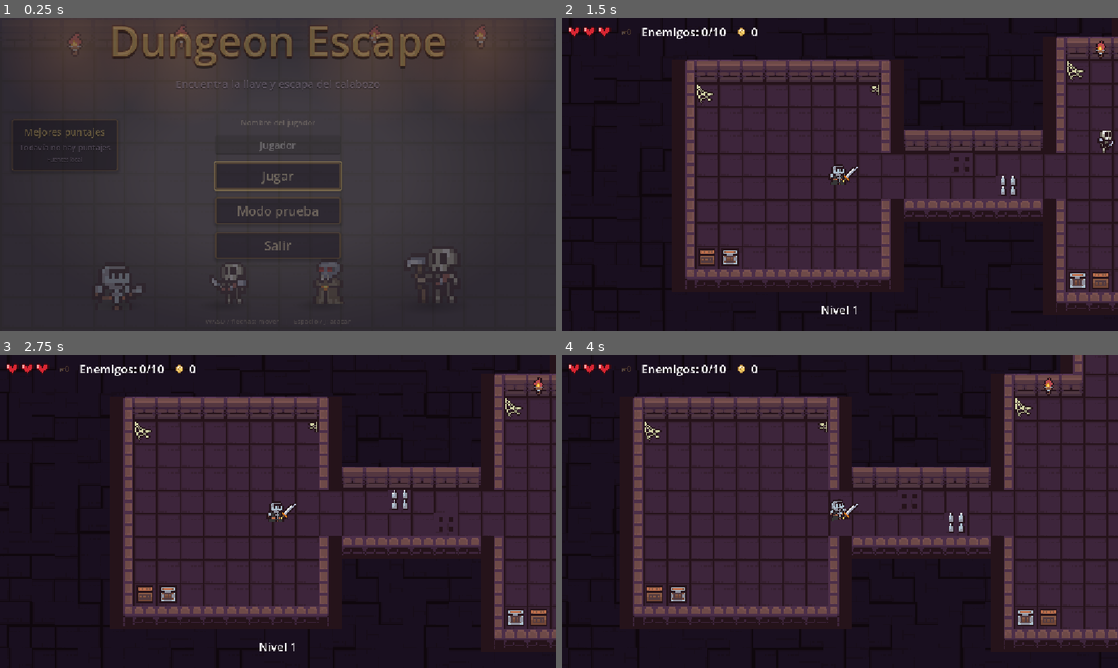
Above: before the commit, frames 1-4 (two rows, left to right).
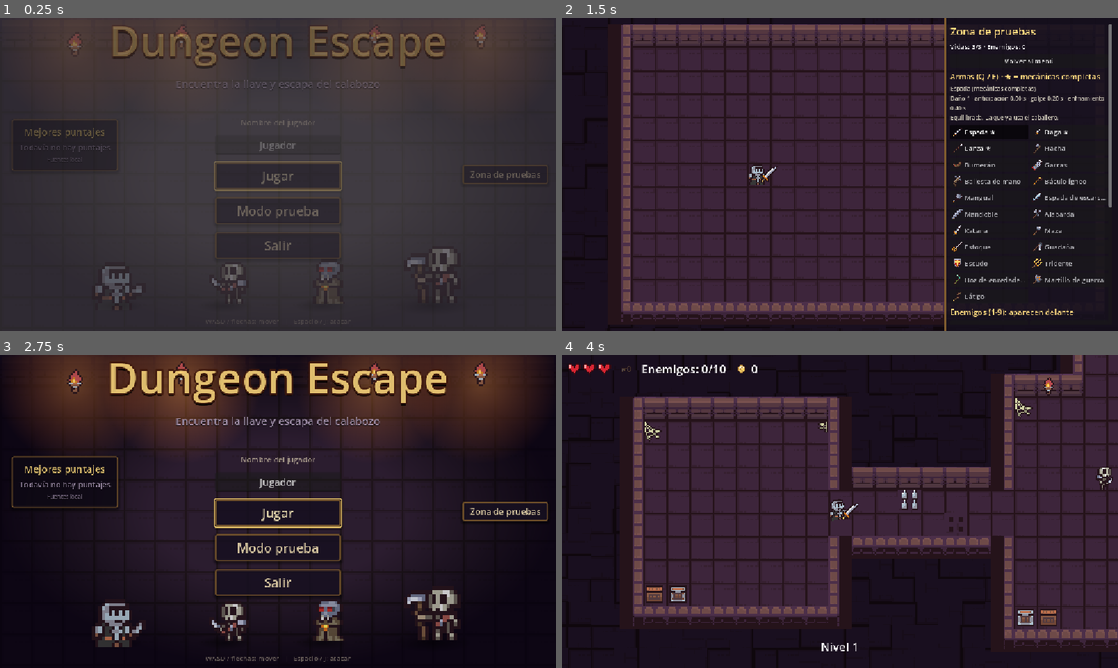
Above: after the commit, the same moments.

Repository: Thegreenmarshadow/dungeon-escape
Game: Godot game, scene res://scenes/MainMenu.tscn
The game is run twice, just before and just after one commit, with the same random seed, the same clock (stepped at 60 frames per second) and the same inputs. Sound files missing from this copy of the repository are replaced by a short silence.
Inputs (mouse positions are in pixels of both pictures, inside the frame that each line leads up to):
- Up to frame 1 (0.25 s): no input
- Up to frame 2 (1.5 s): click (1067, 174) at 0.5 s, where only the run after the commit has a clickable "Zona de pruebas"; click (840, 174) at 1.25 s, where only the run before the commit has a clickable "Jugar"
- Up to frame 3 (2.75 s): click (467, 398) at 2 s, where only the run after the commit has a clickable "Volver al menú"
- Up to frame 4 (4 s): click (840, 511) at 2.75 s, where only the run after the commit has a clickable "Jugar"; tap Enter at 3.5 s; move the mouse to (962, 495) at 3.52 s; hold Right (move_right) from 3.53 s (still down); tap Space (attack) at 3.6 s; click (962, 495) at 3.67 s

The runs differ from the first frame. In frame 1, less than 0.1% of the frame differs, in the area x 84-98%, y 48-52%; in frame 2, 46%, in the area x 1-100%, y 0-100%; in frame 3, 45%; in frame 4, 0.5%.

Commit message:
feat(menu): open the sandbox from the main menu in debug builds

Diff:
--- a/scenes/MainMenu.tscn
+++ b/scenes/MainMenu.tscn
@@ -554,6 +554,33 @@
 theme_override_styles/focus = SubResource("StyleBoxFlat_focus")
 text = "Salir"
 
+[node name="SandboxButton" type="Button" parent="." unique_id=1546203877]
+unique_name_in_owner = true
+visible = false
+layout_mode = 1
+anchors_preset = 6
+anchor_left = 1.0
+anchor_top = 0.5
+anchor_right = 1.0
+anchor_bottom = 0.5
+offset_left = -188.0
+offset_top = -20.0
+offset_right = -16.0
+offset_bottom = 20.0
+grow_horizontal = 0
+grow_vertical = 2
+tooltip_text = "Solo en builds de depuración: probar armas y enemigos"
+theme_override_colors/font_color = Color(0.95, 0.88, 0.7, 1)
+theme_override_colors/font_focus_color = Color(1, 0.95, 0.75, 1)
+theme_override_colors/font_pressed_color = Color(0.8, 0.7, 0.5, 1)
+theme_override_colors/font_hover_color = Color(1, 0.95, 0.75, 1)
+theme_override_font_sizes/font_size = 18
+theme_override_styles/normal = SubResource("StyleBoxFlat_normal")
+theme_override_styles/pressed = SubResource("StyleBoxFlat_pressed")
+theme_override_styles/hover = SubResource("StyleBoxFlat_hover")
+theme_override_styles/focus = SubResource("StyleBoxFlat_focus")
+text = "Zona de pruebas"
+
 [node name="ScoresPanel" type="PanelContainer" parent="." unique_id=1730245517]
 layout_mode = 1
 offset_left = 24.0
--- a/scripts/main_menu.gd
+++ b/scripts/main_menu.gd
@@ -9,6 +9,7 @@
 
 @onready var play_button: Button = %PlayButton
 @onready var test_mode_button: Button = %TestModeButton
+@onready var sandbox_button: Button = %SandboxButton
 @onready var quit_button: Button = %QuitButton
 @onready var title: Label = %Title
 @onready var best_level_label: Label = %BestLevelLabel
@@ -23,6 +24,10 @@
 	Music.play_track(MENU_MUSIC)
 	play_button.pressed.connect(Game.start_new_game)
 	test_mode_button.pressed.connect(Game.go_to_difficulty_report)
+	# La zona de pruebas es una herramienta de desarrollo: solo en el editor y
+	# en builds de depuración, nunca en la versión publicada.
+	sandbox_button.visible = OS.is_debug_build()
+	sandbox_button.pressed.connect(Game.go_to_sandbox)
 	quit_button.pressed.connect(get_tree().quit)
 	# Con el foco en "Jugar" el menú también se maneja con el teclado.
 	play_button.grab_focus()
--- a/tests/test_sandbox.gd
+++ b/tests/test_sandbox.gd
@@ -246,3 +246,13 @@
 	if not FileAccess.file_exists(ScoreBoard.DEFAULT_PATH):
 		return ""
 	return FileAccess.get_file_as_string(ScoreBoard.DEFAULT_PATH)
+
+
+func test_main_menu_button_starts_hidden() -> void:
+	# main_menu.gd lo muestra solo si OS.is_debug_build(); en la escena empieza
+	# oculto, así una build publicada nunca lo muestra.
+	var menu: Node = track(load("res://scenes/MainMenu.tscn").instantiate())
+	var button := menu.get_node_or_null("SandboxButton") as Button
+	assert_true(button != null, "el menú tiene el botón")
+	assert_false(button.visible)
+	assert_eq(button.text, "Zona de pruebas")
